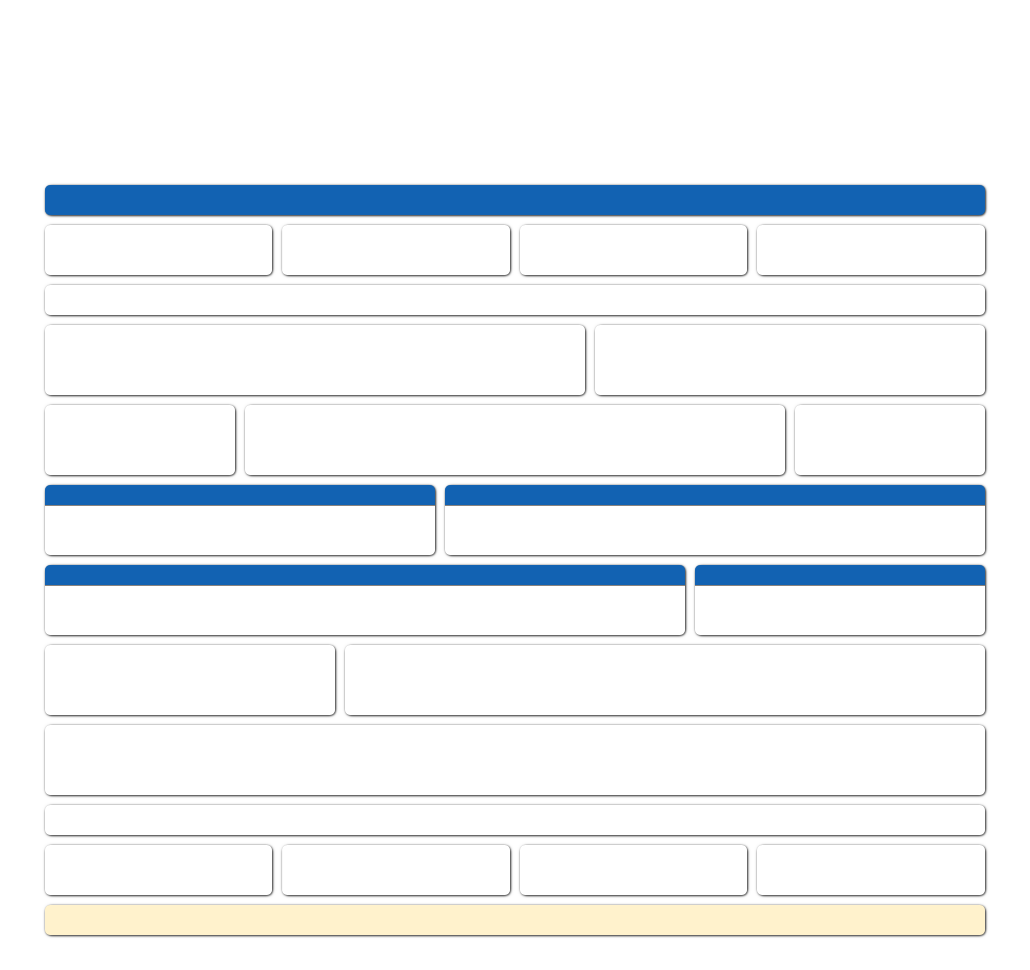
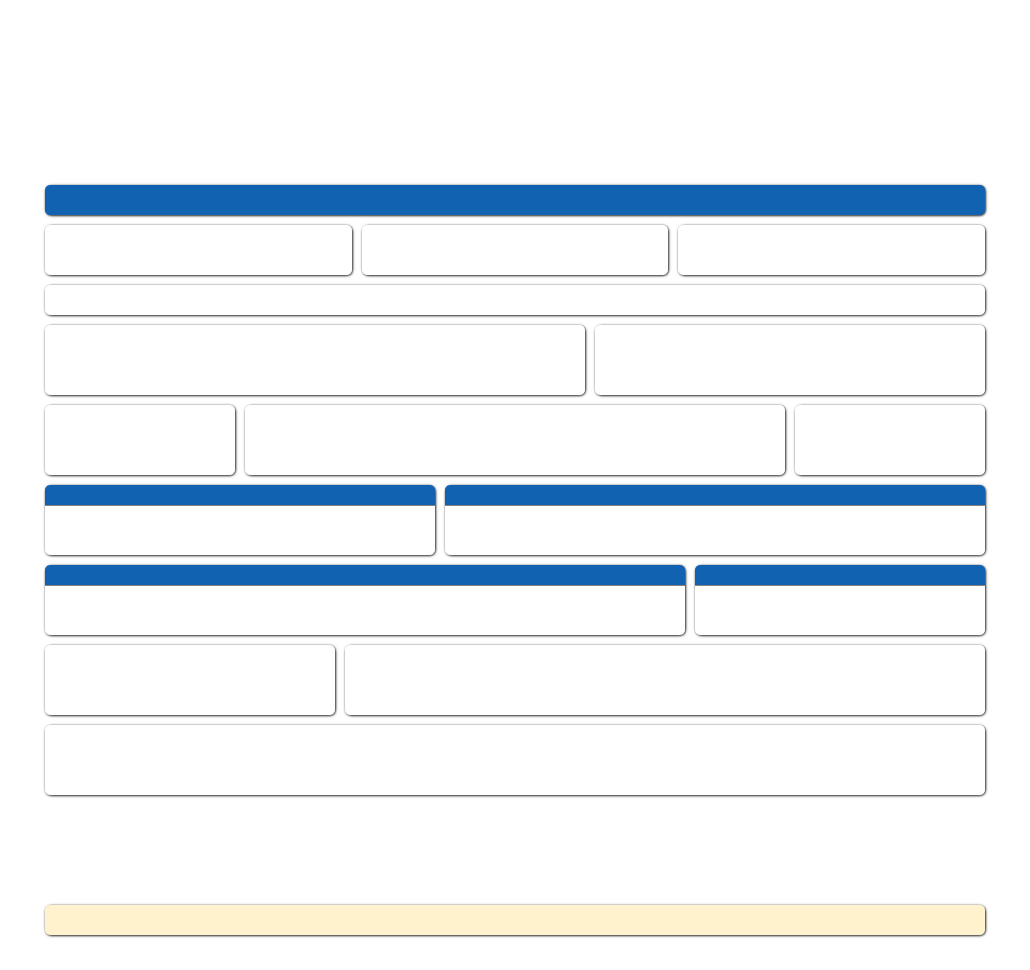
Two versions of the same layered image (1030×970). Layer-by-layer changes:
painted on "header boxes" over bbox(267, 225, 762, 275)
removed layer "footer widget" over bbox(45, 805, 985, 835)
removed layer "footer boxes" over bbox(45, 845, 985, 895)
